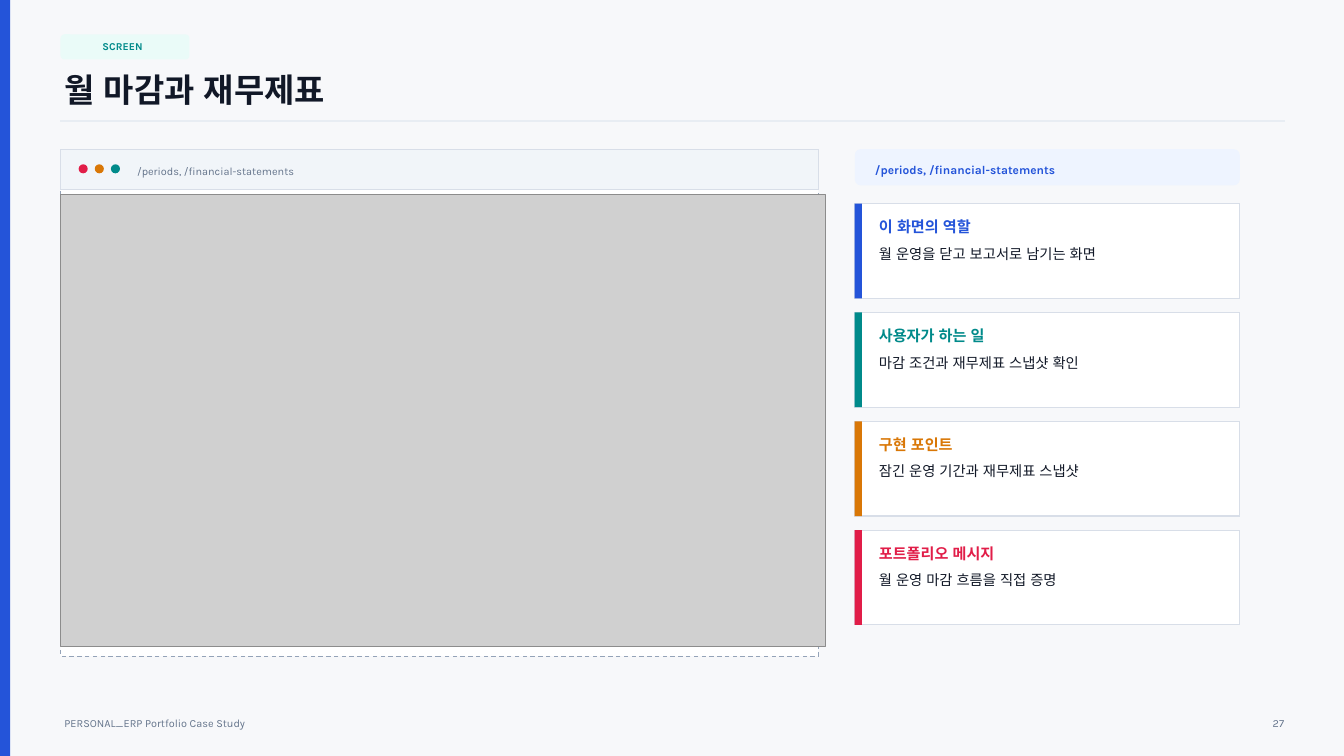
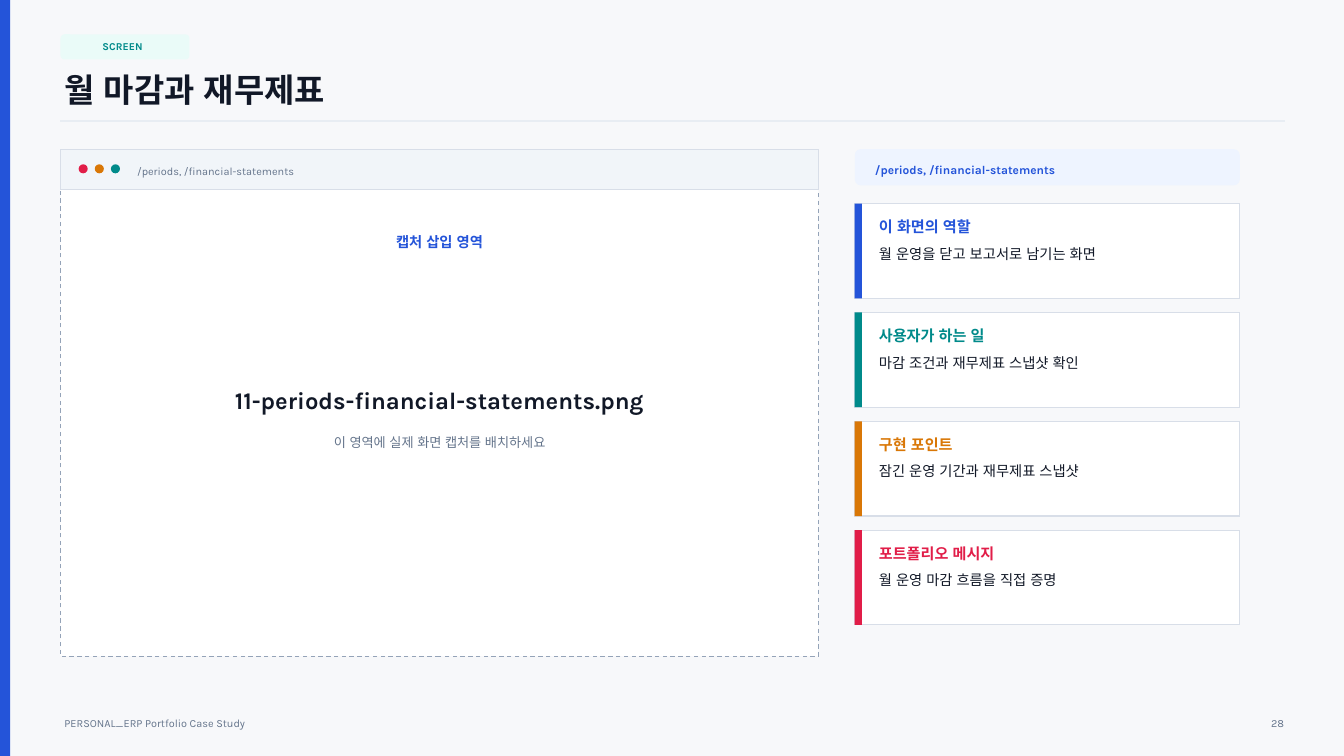
Before and after one commit to cheon0965/PERSONAL_ERP, a slide deck: slide 28 of docs/portfolio-ppt/PERSONAL_ERP_Portfolio_Case_Study.pptx (slide 27 before the commit). Drawn at 1344x756 pixels with LibreOffice and Linux fonts; fonts in the diff are those of the drawing; grey boxes stand for pictures. Boxes give left, top, right and bottom in pixels: in the first picture for what was removed or moved away, otherwise in the second. Text is boxed around its words. In the diff, an @@ line names an element or a change of style, - is before the commit and + after.

```diff
--- a/docs/portfolio-ppt/PERSONAL_ERP_Portfolio_Case_Study.pptx
+++ b/docs/portfolio-ppt/PERSONAL_ERP_Portfolio_Case_Study.pptx
@@ picture removed at bbox=[60, 195, 826, 646] @@
@@ text added at bbox=[396, 235, 483, 249], 10.2 pt, text #2454D9, bold @@
+캡처 삽입 영역
@@ text added at bbox=[235, 392, 644, 415], 17 pt, text #111827, bold @@
+11-periods-financial-statements.png
@@ text added at bbox=[334, 436, 545, 448], 9.4 pt, text #64748B @@
+이 영역에 실제 화면 캡처를 배치하세요
@@ text at bbox=[1271, 720, 1284, 727]: text changed @@
-27
+28
```
Also in this commit, not shown: 25 other slides changed, 7 slides added, 8 slides removed, 10 other files.
